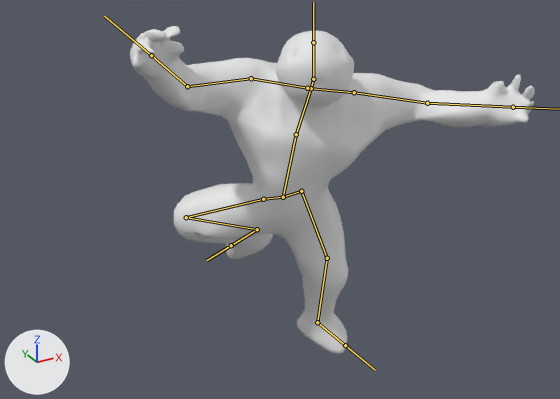
A saved change to the FBX model human_base.fbx.
One viewpoint serves both versions: a 50 mm camera at (-5.4, -9.72, 7.84) aimed at (-0.11, -0.09, 3.03). Every picture has the same lights, and +X, +Y and +Z are marked at lower left. Both versions are drawn at the pose saved in each file; the numbers are the values there. The bones that bend it are drawn over the model as lines.

Objects in the first picture: 'human_base'.
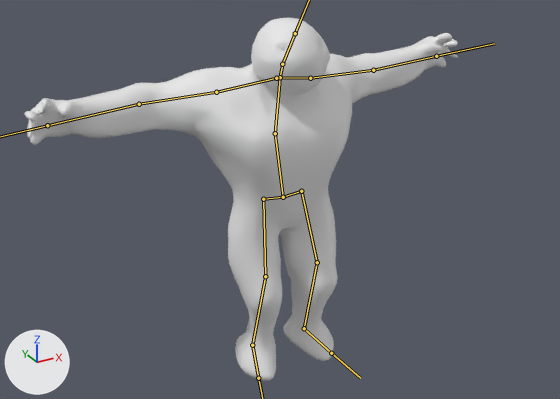
The change, as a diff of the scene's bpy script:
```diff
--- a/human_base.fbx.py
+++ b/human_base.fbx.py
@@ bone_bone @@
 bone_bone = bpy.data.objects['Armature'].pose.bones['Bone']
-bone_bone.rotation_quaternion = (0.981, 0.0, 0.049, -0.189)  # degrees (-1, 5, -22)
+bone_bone.rotation_quaternion = (1.0, 0.0, 0.0, 0.0)  # degrees (0, 0, 0)
@@ bone_bone_001 @@
 bone_bone_001 = bpy.data.objects['Armature'].pose.bones['Bone.001']  # child of 'Bone'
-bone_bone_001.rotation_quaternion = (0.96, 0.189, -0.143, 0.152)  # degrees (20, -19, 15)
+bone_bone_001.rotation_quaternion = (1.0, 0.0, 0.0, 0.0)  # degrees (0, 0, 0)
@@ bone_bone_003 @@
 bone_bone_003 = bpy.data.objects['Armature'].pose.bones['Bone.003']  # child of 'Bone.002'
-bone_bone_003.rotation_quaternion = (0.957, -0.264, 0.055, 0.102)  # degrees (-30, 9, 10)
+bone_bone_003.rotation_quaternion = (1.0, 0.0, 0.0, 0.0)  # degrees (0, 0, 0)
@@ bone_l_bone_010 @@
 bone_l_bone_010 = bpy.data.objects['Armature'].pose.bones['L_Bone.010']  # child of 'L_Bone.009'
-bone_l_bone_010.rotation_quaternion = (0.825, 0.168, -0.478, 0.25)  # degrees (5, -61, 31)
+bone_l_bone_010.rotation_quaternion = (0.957, -0.246, -0.023, 0.152)  # degrees (-29, 2, 18)
@@ bone_r_bone_009 @@
 bone_r_bone_009 = bpy.data.objects['Armature'].pose.bones['R_Bone.009']  # child of 'R_Bone.008'
-bone_r_bone_009.rotation_quaternion = (0.949, 0.305, -0.038, -0.065)  # degrees (36, -2, -8)
+bone_r_bone_009.rotation_quaternion = (1.0, 0.0, 0.0, 0.0)  # degrees (0, 0, 0)
@@ bone_r_bone_010 @@
 bone_r_bone_010 = bpy.data.objects['Armature'].pose.bones['R_Bone.010']  # child of 'R_Bone.009'
-bone_r_bone_010.rotation_quaternion = (0.89, -0.025, 0.139, -0.434)  # degrees (-10, 13, -53)
+bone_r_bone_010.rotation_quaternion = (0.973, -0.212, 0.027, -0.091)  # degrees (-25, 1, -11)
@@ bone_l_bone_005 @@
 bone_l_bone_005 = bpy.data.objects['Armature'].pose.bones['L_Bone.005']  # child of 'L_Bone.004'
-bone_l_bone_005.rotation_quaternion = (1.0, 0.0, 0.0, 0.0)  # degrees (0, 0, 0)
+bone_l_bone_005.rotation_quaternion = (0.997, -0.076, -0.017, 0.02)  # degrees (-9, -2, 2)
@@ bone_l_bone_006 @@
 bone_l_bone_006 = bpy.data.objects['Armature'].pose.bones['L_Bone.006']  # child of 'L_Bone.005'
-bone_l_bone_006.rotation_quaternion = (1.0, 0.0, 0.0, 0.0)  # degrees (0, 0, 0)
+bone_l_bone_006.rotation_quaternion = (0.998, 0.051, -0.017, -0.012)  # degrees (6, -2, -1)
@@ bone_r_bone_005 @@
 bone_r_bone_005 = bpy.data.objects['Armature'].pose.bones['R_Bone.005']  # child of 'R_Bone.004'
-bone_r_bone_005.rotation_quaternion = (0.667, 0.538, 0.491, 0.157)  # degrees (94, 29, 58)
+bone_r_bone_005.rotation_quaternion = (0.995, -0.094, 0.02, -0.024)  # degrees (-11, 2, -3)
@@ bone_r_bone_006 @@
 bone_r_bone_006 = bpy.data.objects['Armature'].pose.bones['R_Bone.006']  # child of 'R_Bone.005'
-bone_r_bone_006.rotation_quaternion = (0.668, 0.192, -0.073, -0.715)  # degrees (22, 10, -92)
+bone_r_bone_006.rotation_quaternion = (0.999, 0.045, 0.015, 0.01)  # degrees (5, 2, 1)
```

Pixel boxes (x1, y1, x2, y2) of what changed, in the pictures (560 x 399 px):
'human_base', posed (7% wider, 11% taller): before (130, 26, 535, 354); after (24, 18, 458, 381)
bone 'Bone', root to tip: before (283, 197) to (296, 134); after (283, 197) to (275, 133)
bone 'Bone.001', root to tip: before (296, 134) to (311, 88); after (275, 133) to (280, 77)
bone 'Bone.003', root to tip: before (313, 79) to (313, 42); after (282, 64) to (295, 33)
bone 'L_Bone.010', root to tip: before (427, 103) to (513, 107); after (373, 70) to (436, 56)
bone 'R_Bone.009', root to tip: before (251, 78) to (187, 86); after (216, 92) to (139, 104)
bone 'R_Bone.010', root to tip: before (187, 86) to (151, 55); after (139, 104) to (47, 125)
bone 'L_Bone.005', root to tip: before (301, 191) to (327, 258); after (301, 191) to (317, 262)
bone 'L_Bone.006', root to tip: before (327, 258) to (317, 322); after (317, 262) to (304, 328)
bone 'R_Bone.005', root to tip: before (263, 199) to (186, 217); after (263, 199) to (265, 276)
bone 'R_Bone.006', root to tip: before (186, 217) to (257, 229); after (265, 276) to (252, 345)
